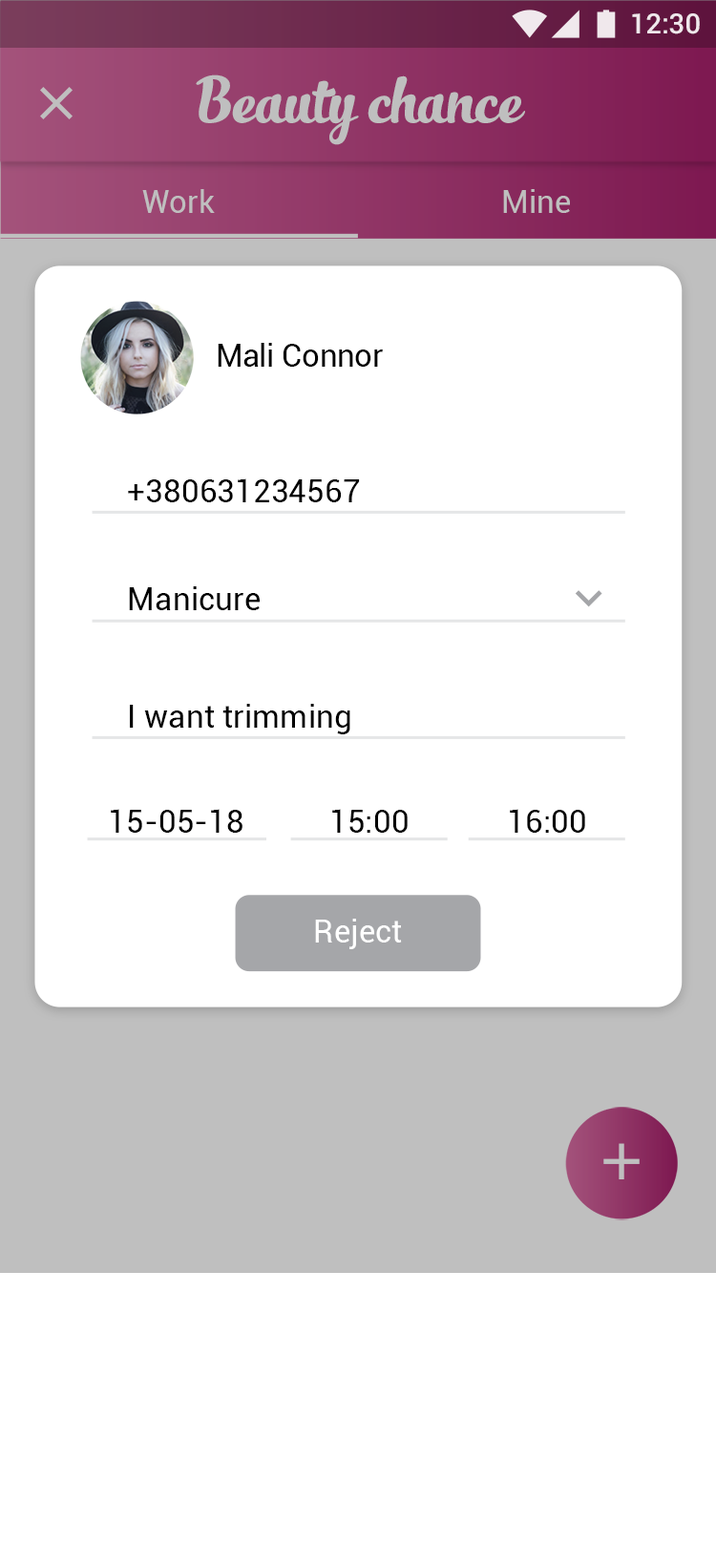
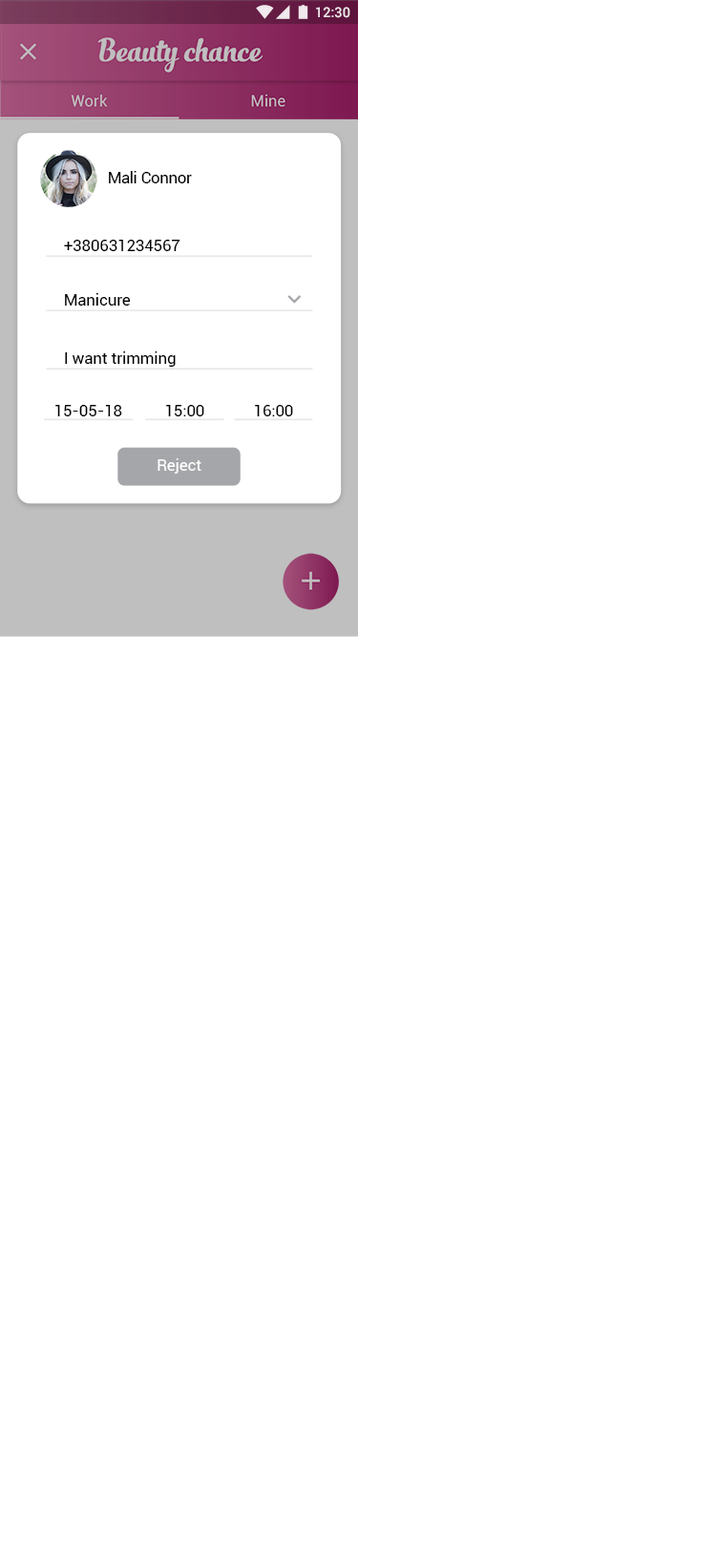
Comparing the layer stacks of the two 716x1568 images. Changes:
painted on "Compound Shape" (5th of 17, in "master_list_work_сonfirm" › "top" › "Layer 14" › "<Group>" › "<Group>") over [297, 4, 616, 39]
painted on "12:30" over [316, 6, 700, 35]
painted on "Compound Shape" (8th of 17, in "master_list_work_сonfirm" › "top") over [0, 0, 716, 48]
painted on "Compound Shape" (9th of 17, in "master_list_work_сonfirm" › "Group 1" › "Layer 33" › "<Group>") over [42, 418, 267, 842]
painted on "Date" over [55, 404, 243, 833]
painted on "Compound Shape" (10th of 17, in "master_list_work_сonfirm" › "Group 1" › "Layer 32" › "<Group>") over [233, 418, 626, 842]
painted on "End" over [254, 404, 586, 833]
painted on "Start" over [166, 404, 408, 833]
painted on "Compound Shape" (11th of 17, in "master_list_work_сonfirm" › "Group 1" › "Layer 31" › "<Group>") over [145, 418, 448, 842]
painted on "Phone number" over [63, 239, 361, 503]
painted on "Compound Shape" (12th of 17, in "master_list_work_сonfirm" › "Group 1" › "Layer 29") over [45, 254, 626, 514]
painted on "Layer 42" over [40, 149, 194, 415]
painted on "Close" over [157, 458, 403, 950]
painted on "Compound Shape" (13th of 17, in "master_list_work_сonfirm" › "Group 1" › "Group 3" › "Layer 22") over [117, 446, 482, 973]
painted on "Description" over [64, 351, 351, 735]
painted on "Compound Shape" (14th of 17, in "master_list_work_сonfirm" › "Group 1" › "Layer 20") over [45, 367, 626, 740]
painted on "-e-arrow" over [287, 295, 603, 608]
painted on "Work type" over [64, 293, 260, 611]
painted on "Compound Shape" (15th of 17, in "master_list_work_сonfirm" › "Group 1" › "Layer 17") over [45, 309, 626, 623]
painted on "Name" over [108, 170, 383, 367]
painted on "Compound Shape" (16th of 17, in "master_list_work_сonfirm" › "Group 1" › "Layer 15") over [17, 132, 683, 1008]
painted on "Compound Shape copy" over [0, 0, 716, 1273]
painted on "-e-logo" over [0, 0, 716, 1221]
…and 2 more changes (2 painted)
